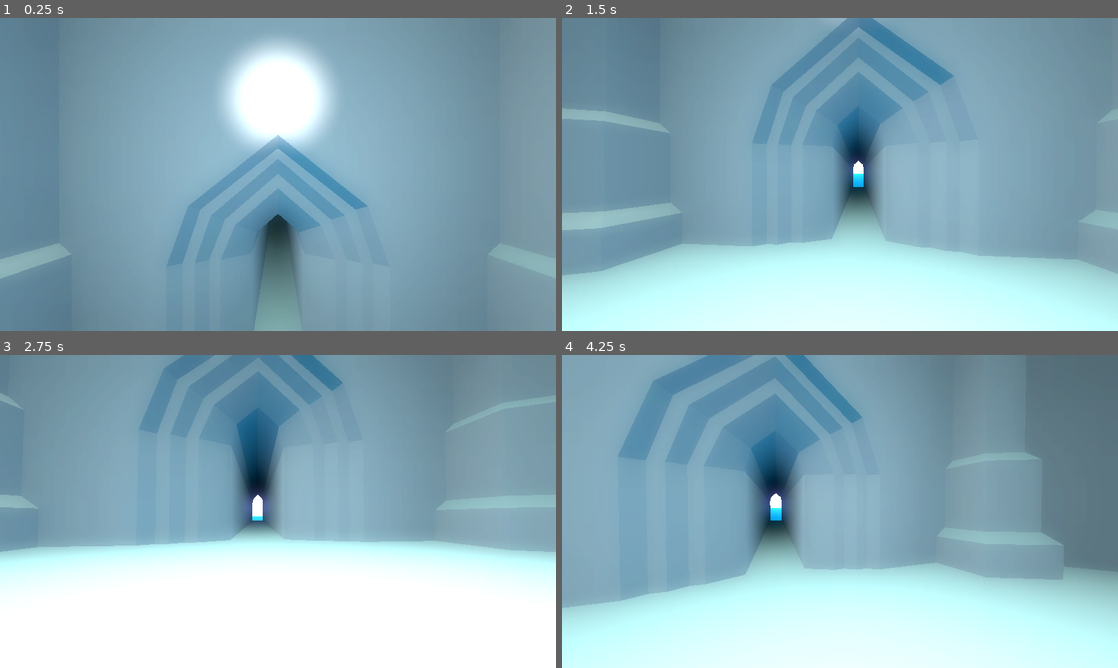
Above: before the commit, frames 1-4 (two rows, left to right).
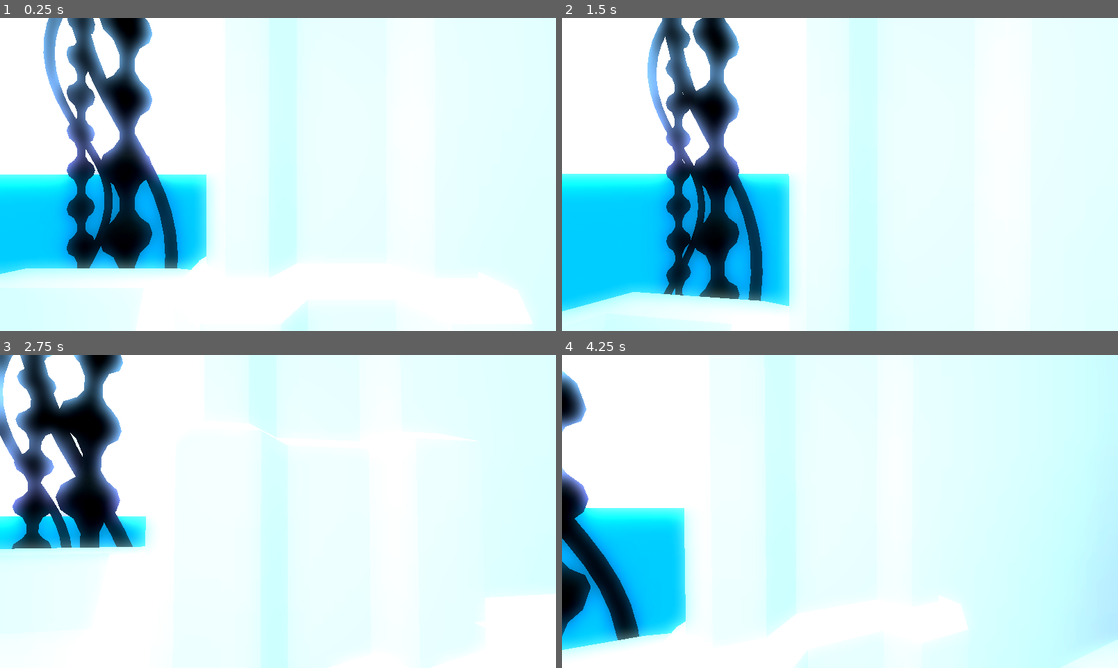
Above: after the commit, the same moments.

Repository: init-Sense/octant
Game: Godot game, scene res://scenes/level/octagon.tscn
Two runs of this game, one before a commit and one after it. Both use one fixed random seed, a clock stepped at 60 frames per second and the inputs below. A sky picture missing from this copy of the repository is replaced by a grey-blue gradient.
Inputs (mouse positions are in pixels of both pictures, inside the frame that each line leads up to):
- Up to frame 1 (0.25 s): no input
- Up to frame 2 (1.5 s): move the mouse to (867, 174) at 0.52 s; hold Q (debug_crouch_up) from 0.53 s (still down); tap Shift (sprint) at 0.6, 1.35 s; tap Space (jump) at 0.77 s; move the mouse to (812, 174) at 1.27 s
- Up to frame 3 (2.75 s): keep holding Q (debug_crouch_up); tap Space (jump) at 1.52 s; move the mouse to (289, 505) at 2.02 s; tap Shift (sprint) at 2.1 s
- Up to frame 4 (4.25 s): keep holding Q (debug_crouch_up); move the mouse to (834, 517) at 2.77 s; tap Shift (sprint) at 2.85, 3.6 s; tap Space (jump) at 3.02, 3.77 s; move the mouse to (878, 514) at 3.52 s

The runs differ from the first frame. In frame 1, 98% of the frame differs, in the area x 0-100%, y 0-100%; in frame 2, 92%; in frame 3, 67%; in frame 4, 90%.

Commit message:
refactor: added column

Diff:
--- /dev/null
+++ b/scenes/level/column_sphere.tscn
@@ -0,0 +1,52 @@
+[gd_scene load_steps=5 format=3 uid="uid://came0orlh5e0u"]
+
+[ext_resource type="PackedScene" uid="uid://bxj121bkppe8p" path="res://assets/models/column_sphere.glb" id="1_0wu5y"]
+
+[sub_resource type="Animation" id="Animation_vqieu"]
+resource_name = "rotation"
+length = 5.0
+loop_mode = 1
+tracks/0/type = "value"
+tracks/0/imported = false
+tracks/0/enabled = true
+tracks/0/path = NodePath(".:rotation")
+tracks/0/interp = 1
+tracks/0/loop_wrap = true
+tracks/0/keys = {
+"times": PackedFloat32Array(0, 5),
+"transitions": PackedFloat32Array(1, 1),
+"update": 0,
+"values": [Vector3(0, 0, 0), Vector3(0, 6.28319, 0)]
+}
+
+[sub_resource type="Animation" id="Animation_08b6c"]
+length = 0.001
+tracks/0/type = "value"
+tracks/0/imported = false
+tracks/0/enabled = true
+tracks/0/path = NodePath(".:rotation")
+tracks/0/interp = 1
+tracks/0/loop_wrap = true
+tracks/0/keys = {
+"times": PackedFloat32Array(0),
+"transitions": PackedFloat32Array(1),
+"update": 0,
+"values": [Vector3(0, 0, 0)]
+}
+
+[sub_resource type="AnimationLibrary" id="AnimationLibrary_b27u6"]
+_data = {
+"RESET": SubResource("Animation_08b6c"),
+"rotation": SubResource("Animation_vqieu")
+}
+
+[node name="ColumnSphere" type="Node3D"]
+
+[node name="column_sphere" parent="." instance=ExtResource("1_0wu5y")]
+
+[node name="AnimationPlayer" type="AnimationPlayer" parent="column_sphere"]
+libraries = {
+"": SubResource("AnimationLibrary_b27u6")
+}
+autoplay = "rotation"
+speed_scale = 0.1
--- a/scenes/level/hub.tscn
+++ b/scenes/level/hub.tscn
@@ -6,6 +6,7 @@
 [ext_resource type="PackedScene" uid="uid://c4huw1caufmkp" path="res://scenes/level/column_outer.tscn" id="4_d3pkk"]
 [ext_resource type="PackedScene" uid="uid://lels5yj7mcip" path="res://assets/models/stairs.glb" id="6_ubd5h"]
 [ext_resource type="PackedScene" uid="uid://cskl5bbc4k05v" path="res://scenes/level/pool.tscn" id="6_w0lqu"]
+[ext_resource type="PackedScene" uid="uid://came0orlh5e0u" path="res://scenes/level/column_sphere.tscn" id="7_6rd6f"]
 
 [node name="Hub" type="Node3D"]
 
@@ -95,3 +96,27 @@
 
 [node name="Pool" parent="." instance=ExtResource("6_w0lqu")]
 transform = Transform3D(1, 0, 0, 0, 1, 0, 0, 0, 1, -108.226, -0.852103, 0)
+
+[node name="ColumnSphere" parent="." instance=ExtResource("7_6rd6f")]
+transform = Transform3D(5.2752, 0, 0, 0, 5.2752, 0, 0, 0, 5.2752, -141, -148, -47)
+
+[node name="ColumnSphere2" parent="." instance=ExtResource("7_6rd6f")]
+transform = Transform3D(5.2752, 0, 0, 0, 5.2752, 0, 0, 0, 5.2752, -104, -148, 16)
+
+[node name="ColumnSphere3" parent="." instance=ExtResource("7_6rd6f")]
+transform = Transform3D(5.2752, 0, 0, 0, 5.2752, 0, 0, 0, 5.2752, -155, -148, 12)
+
+[node name="ColumnSphere4" parent="." instance=ExtResource("7_6rd6f")]
+transform = Transform3D(5.2752, 0, 0, 0, 5.2752, 0, 0, 0, 5.2752, -118, -148, 75)
+
+[node name="ColumnSphere5" parent="." instance=ExtResource("7_6rd6f")]
+transform = Transform3D(5.09545, 0, -1.36532, 0, 5.2752, 0, 1.36532, 0, 5.09545, -196.82, -148, -88.8979)
+
+[node name="ColumnSphere6" parent="." instance=ExtResource("7_6rd6f")]
+transform = Transform3D(5.09545, 0, -1.36532, 0, 5.2752, 0, 1.36532, 0, 5.09545, -177.387, -148, -18.4683)
+
+[node name="ColumnSphere7" parent="." instance=ExtResource("7_6rd6f")]
+transform = Transform3D(5.09545, 0, -1.36532, 0, 5.2752, 0, 1.36532, 0, 5.09545, -225.613, -148, -35.5317)
+
+[node name="ColumnSphere8" parent="." instance=ExtResource("7_6rd6f")]
+transform = Transform3D(5.09545, 0, -1.36532, 0, 5.2752, 0, 1.36532, 0, 5.09545, -206.18, -148, 34.8979)
--- a/scenes/level/octagon.tscn
+++ b/scenes/level/octagon.tscn
@@ -32,7 +32,7 @@
 [node name="Octagon" type="Node3D"]
 
 [node name="Player" parent="." instance=ExtResource("1_hw2qh")]
-transform = Transform3D(1, 0, 0, 0, 1, 0, 0, 0, 1, 0, 12.3765, -29)
+transform = Transform3D(1, 0, 0, 0, 1, 0, 0, 0, 1, -103, 2.3765, 0)
 
 [node name="Environment" type="Node3D" parent="."]
 
Binary file added: assets/models/column_sphere.glb
Not shown, added: assets/models/column_sphere.glb.import
Not shown: 1 places in scenes/level/hub.tscn that only renumber resources
Not shown, removed: assets/octant_3d.blend
Not shown, removed: assets/octant_3d.blend1
